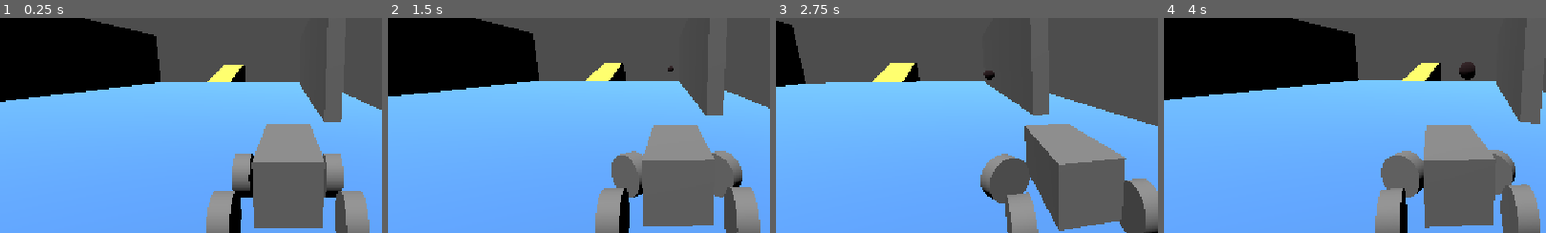
Above: before the commit, frames 1-4 (left to right).
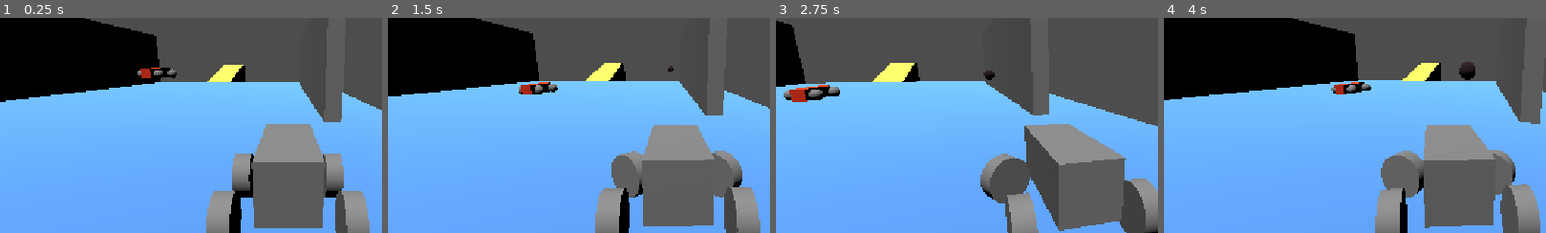
Above: after the commit, the same moments.

Repository: MauroEscalante-Hub/Linea-San-Gnomo
Game: Godot game, scene res://escena_para_pruebas.tscn
Two runs of this game, one before a commit and one after it. Both use one fixed random seed, a clock stepped at 60 frames per second and the inputs below. The project has no main scene, so this scene is started directly.
Inputs (mouse positions are % of the whole screen's width and height, from its top left):
- Up to frame 1 (0.25 s): no input
- Up to frame 2 (1.5 s): move the mouse to (72, 45) at 0.52 s; press the mouse at (72, 45) at 0.53 s; hold D (derecha) 0.53-1.28 s; move the mouse to (30, 55) at 1.27 s; release the mouse at (30, 55) at 1.28 s; hold A (izquierda) from 1.28 s (still down); tap S (frenar) at 1.35 s
- Up to frame 3 (2.75 s): move the mouse to (60, 28) at 2.02 s; release A (izquierda) at 2.03 s; press the mouse at (60, 28) at 2.03 s; hold D (derecha) from 2.03 s (still down)
- Up to frame 4 (4 s): move the mouse to (45, 70) at 2.77 s; release D (derecha) at 2.78 s; release the mouse at (45, 70) at 2.78 s; hold W (avanzar) 2.78-3.53 s; tap S (frenar) at 2.85 s; move the mouse to (80, 65) at 3.52 s; press the mouse at (80, 65) at 3.53 s; hold A (izquierda) from 3.53 s (still down)
The pictures show only the part of the screen within x 12-62%, y 21-71%; the shares and areas given below are measured in that part.

The runs differ from the first frame. In frame 1, 0.3% of the frame differs, in the area x 36-47%, y 23-28%; in frame 2, 0.5%; in frame 3, 0.8%, in the area x 2-17%, y 31-40%; in frame 4, 0.4%.

Commit message:
instanciamos componentes
se creó un componente para detectar el vehiculo

Diff:
--- a/Escenas/jugador/jugador.tscn
+++ b/Escenas/jugador/jugador.tscn
@@ -3,6 +3,7 @@
 [ext_resource type="Script" uid="uid://cqo31utn3jfmm" path="res://escenas/jugador/jugador.gd" id="1_vquro"]
 [ext_resource type="Script" uid="uid://dmc10gvf5cawg" path="res://escenas/jugador/camara_player.gd" id="2_8cmsc"]
 [ext_resource type="PackedScene" uid="uid://dqb7jkqihqm02" path="res://escenas/dispararbalas/balas.tscn" id="2_pxu2a"]
+[ext_resource type="PackedScene" uid="uid://ddrti2gwrh11m" path="res://escenas/componentes/deteccion_de_vehiculo.tscn" id="4_3don6"]
 
 [sub_resource type="BoxMesh" id="BoxMesh_u5bk5"]
 size = Vector3(1, 1, 1.8329468)
@@ -96,3 +97,5 @@
 
 [node name="arma" type="Node3D" parent="." unique_id=1887910769]
 transform = Transform3D(1, 0, 0, 0, 1, 0, 0, 0, 1, 0.2958343, 1.1924703, -0.93087983)
+
+[node name="area_del_vehiculo" parent="." unique_id=2053109797 instance=ExtResource("4_3don6")]
--- /dev/null
+++ b/auto_prueba.tscn
@@ -0,0 +1,52 @@
+[gd_scene format=3 uid="uid://m5cg0va5pghb"]
+
+[sub_resource type="StandardMaterial3D" id="StandardMaterial3D_u5bk5"]
+albedo_color = Color(1, 0.21568628, 0.06666667, 1)
+
+[sub_resource type="BoxShape3D" id="BoxShape3D_u5bk5"]
+size = Vector3(1, 1, 5)
+
+[sub_resource type="SphereMesh" id="SphereMesh_u5bk5"]
+
+[sub_resource type="SphereMesh" id="SphereMesh_kddjp"]
+
+[sub_resource type="SphereMesh" id="SphereMesh_kh5iw"]
+
+[sub_resource type="SphereMesh" id="SphereMesh_0ru8o"]
+
+[node name="auto_prueba" type="VehicleBody3D" unique_id=139441443]
+
+[node name="CSGBox3D" type="CSGBox3D" parent="." unique_id=709272710]
+size = Vector3(1, 1, 5)
+material = SubResource("StandardMaterial3D_u5bk5")
+
+[node name="CollisionShape3D" type="CollisionShape3D" parent="." unique_id=1204339138]
+shape = SubResource("BoxShape3D_u5bk5")
+
+[node name="VehicleWheel3D" type="VehicleWheel3D" parent="." unique_id=1850064347]
+transform = Transform3D(1, 0, 0, 0, 1, 0, 0, 0, 1, 0.8600671, 0, 1.5198268)
+use_as_steering = true
+
+[node name="MeshInstance3D" type="MeshInstance3D" parent="VehicleWheel3D" unique_id=1750278417]
+mesh = SubResource("SphereMesh_u5bk5")
+
+[node name="VehicleWheel3D2" type="VehicleWheel3D" parent="." unique_id=295338996]
+transform = Transform3D(1, 0, 0, 0, 1, 0, 0, 0, 1, -0.8058883, 0, 1.5616724)
+use_as_steering = true
+
+[node name="MeshInstance3D" type="MeshInstance3D" parent="VehicleWheel3D2" unique_id=156067014]
+mesh = SubResource("SphereMesh_kddjp")
+
+[node name="VehicleWheel3D3" type="VehicleWheel3D" parent="." unique_id=1923920104]
+transform = Transform3D(1, 0, 0, 0, 1, 0, 0, 0, 1, 0.9937494, 0, -1.9235052)
+use_as_traction = true
+
+[node name="MeshInstance3D" type="MeshInstance3D" parent="VehicleWheel3D3" unique_id=827968613]
+mesh = SubResource("SphereMesh_kh5iw")
+
+[node name="VehicleWheel3D4" type="VehicleWheel3D" parent="." unique_id=1125229600]
+transform = Transform3D(1, 0, 0, 0, 1, 0, 0, 0, 1, -1.0644377, 0, -1.9286475)
+use_as_traction = true
+
+[node name="MeshInstance3D" type="MeshInstance3D" parent="VehicleWheel3D4" unique_id=429829400]
+mesh = SubResource("SphereMesh_0ru8o")
--- a/escena_para_pruebas.tscn
+++ b/escena_para_pruebas.tscn
@@ -1,6 +1,7 @@
 [gd_scene format=3 uid="uid://be2gt46i7eu8f"]
 
 [ext_resource type="PackedScene" uid="uid://bt4rtt2o18nfc" path="res://escenas/jugador/jugador.tscn" id="1_r8nmx"]
+[ext_resource type="PackedScene" uid="uid://m5cg0va5pghb" path="res://auto_prueba.tscn" id="2_3k7p4"]
 
 [sub_resource type="StandardMaterial3D" id="StandardMaterial3D_r8nmx"]
 albedo_color = Color(0.36862746, 0.64705884, 1, 1)
@@ -42,3 +43,6 @@
 [node name="DirectionalLight3D" type="DirectionalLight3D" parent="." unique_id=872906465]
 transform = Transform3D(0.20545253, 0.9629557, -0.17465837, -0.31475925, 0.23400037, 0.91987526, 0.9266692, -0.13401537, 0.35117525, -5.910654, 5.324602, 4.6082563)
 sky_mode = 1
+
+[node name="auto_prueba" parent="." unique_id=139441443 instance=ExtResource("2_3k7p4")]
+transform = Transform3D(1, 0, 0, 0, 1, 0, 0, 0, 1, 0, 3.3610058, -26)
--- /dev/null
+++ b/escenas/componentes/deteccion_de_vehiculo.gd
@@ -0,0 +1,16 @@
+class_name DeteccionDeVehiculo
+extends Node3D
+
+@export var auto_actual := VehicleBody3D
+
+
+
+func _on_area_3d_body_entered(body):
+	if body is VehicleBody3D and body != get_parent():
+		auto_actual = body
+		print("Hay un auto adentro del area: ", auto_actual.name)
+
+func _on_area_3d_body_exited(body):
+	if body == auto_actual:
+		print("Salio un auto del area: ", auto_actual.name)
+		auto_actual = null
--- /dev/null
+++ b/escenas/componentes/deteccion_de_vehiculo.tscn
@@ -0,0 +1,17 @@
+[gd_scene format=3 uid="uid://ddrti2gwrh11m"]
+
+[ext_resource type="Script" uid="uid://mca6wrjp0vuq" path="res://escenas/componentes/deteccion_de_vehiculo.gd" id="1_hdxvc"]
+
+[sub_resource type="CylinderShape3D" id="CylinderShape3D_v5b0l"]
+radius = 2.0092773
+
+[node name="componente_cambio_vehiculo" type="Node3D" unique_id=2053109797]
+script = ExtResource("1_hdxvc")
+
+[node name="Area3D" type="Area3D" parent="." unique_id=886251118]
+
+[node name="CollisionShape3D" type="CollisionShape3D" parent="Area3D" unique_id=957383952]
+shape = SubResource("CylinderShape3D_v5b0l")
+
+[connection signal="body_entered" from="Area3D" to="." method="_on_area_3d_body_entered"]
+[connection signal="body_exited" from="Area3D" to="." method="_on_area_3d_body_exited"]
--- a/escenas/jugador/jugador.gd
+++ b/escenas/jugador/jugador.gd
@@ -33,7 +33,6 @@
 
 
 
-
 #if detector_derecho.is_colliding() and !pegado_a_pared:
 		#var normal = detector_derecho.get_collision_normal()
 		#var punto = detector_derecho.get_collision_point()
Not shown, added: escenas/componentes/deteccion_de_vehiculo.gd.uid
